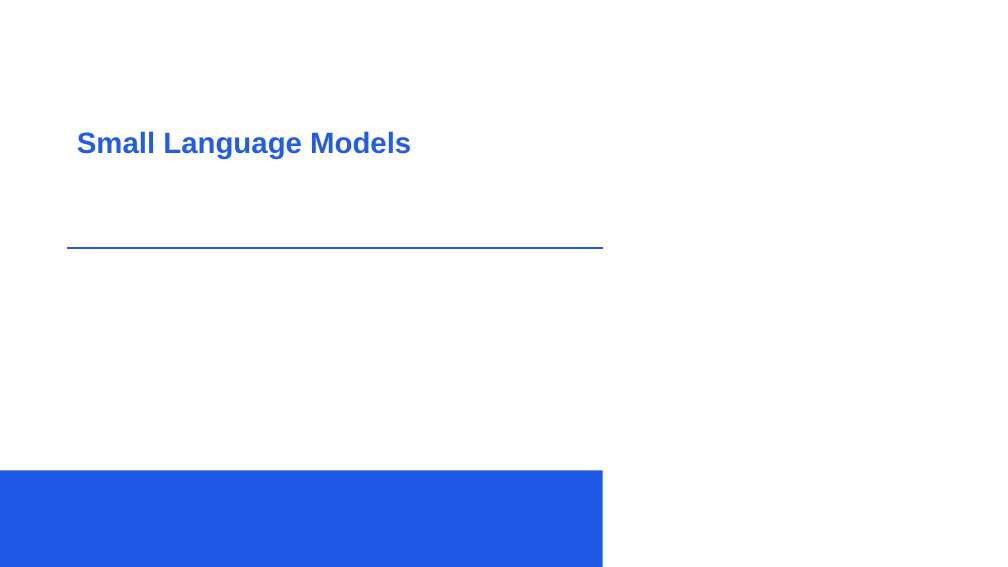
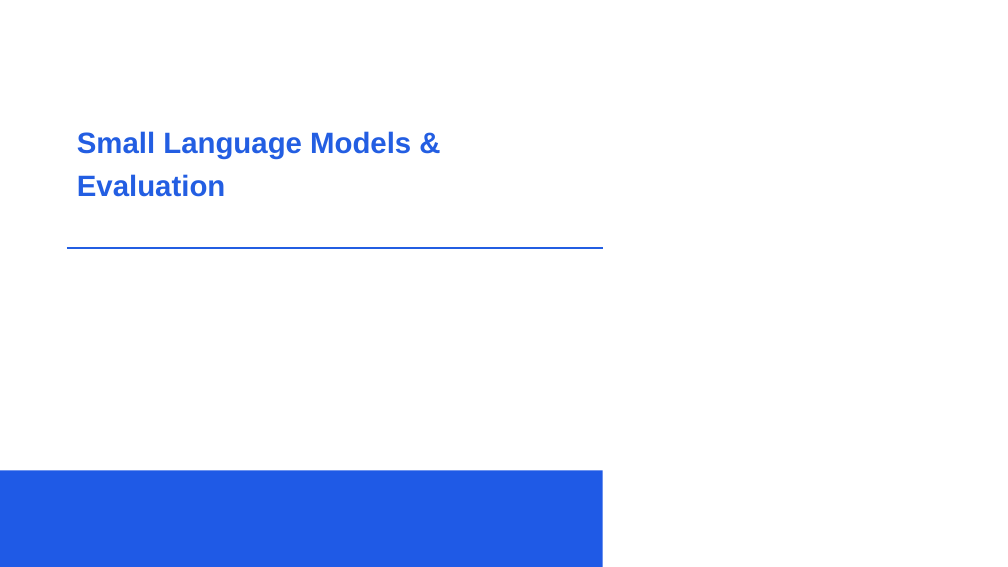
Before and after one commit to acceleratescience/large-language-models, a slide deck: slide 1 of Slides/4_SMLandQuantization.pptx. Drawn at 1008x567 pixels with LibreOffice and Linux fonts; fonts in the diff are those of the drawing; background and template pictures are left out. Boxes give left, top, right and bottom in pixels: in the first picture for what was removed or moved away, otherwise in the second. Text is boxed around its words. In the diff, an @@ line names an element or a change of style, - is before the commit and + after.

```diff
--- a/Slides/4_SMLandQuantization.pptx
+++ b/Slides/4_SMLandQuantization.pptx
@@ text at [77,131,411,197]: text changed @@
-Small Language Models
+Small Language Models &
+Evaluation
```
Also in this commit, not shown: 1 other slide changed, 6 other files.
